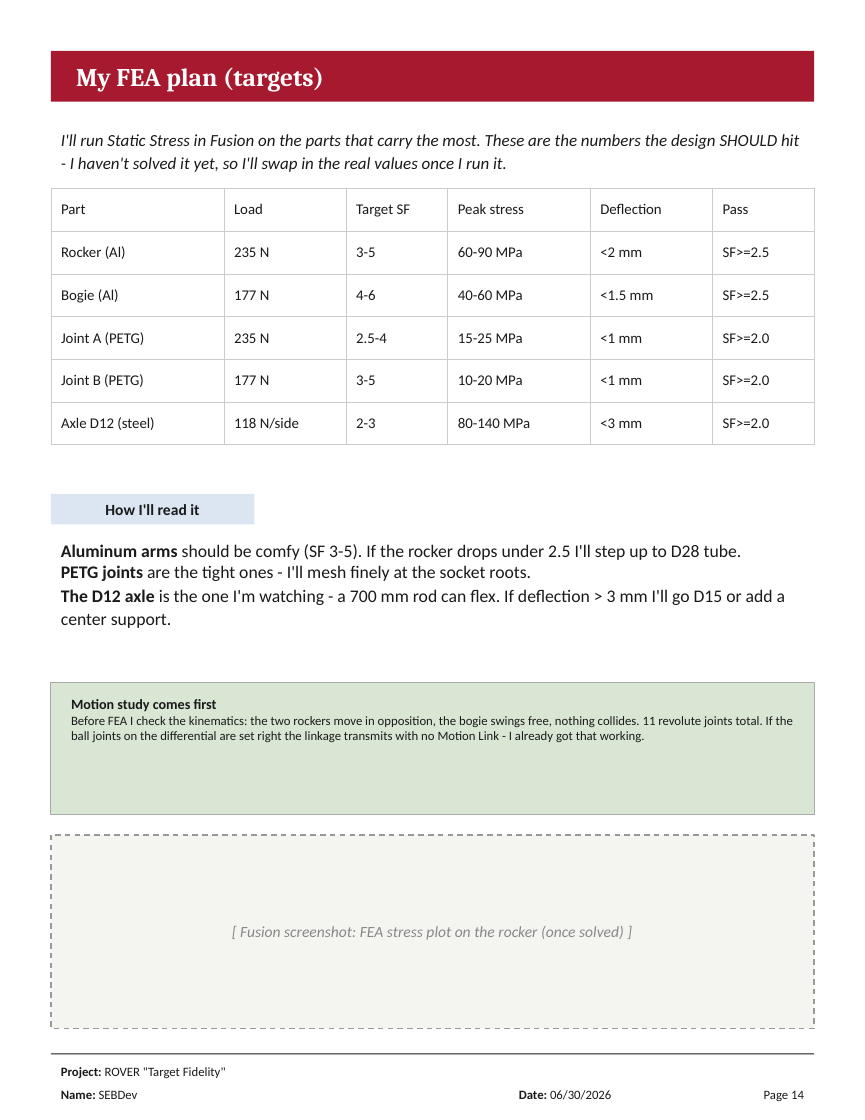
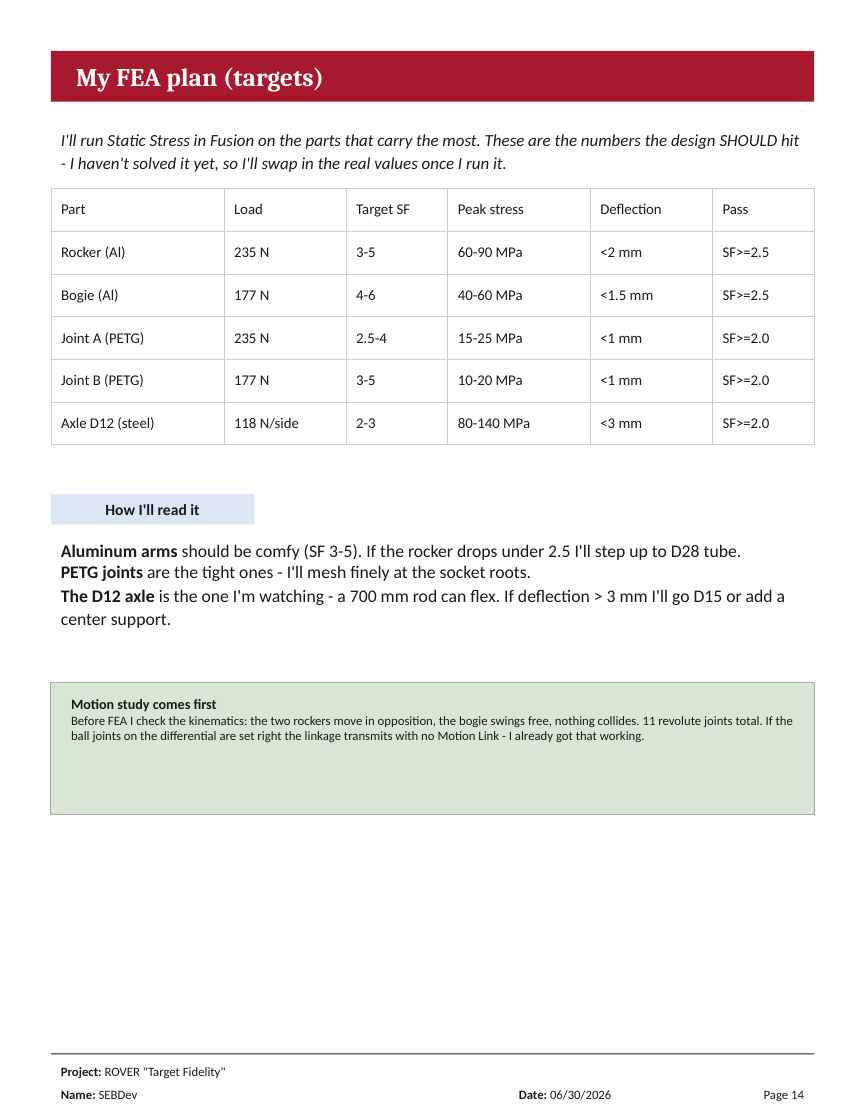
Before and after one commit to tansenseb-wq/ROVER-Target-Fidelity-, a slide deck: slide 14 of Journal/Librito_Rover x_x (CreacionSistemaMecanico) .pptx. Drawn at 865x1120 pixels with LibreOffice and Linux fonts; fonts in the diff are those of the drawing. Boxes give left, top, right and bottom in pixels: in the first picture for what was removed or moved away, otherwise in the second. Text is boxed around its words. In the diff, an @@ line names an element or a change of style, - is before the commit and + after.

```diff
--- a/Journal/Librito_Rover x_x (CreacionSistemaMecanico) .pptx
+++ b/Journal/Librito_Rover x_x (CreacionSistemaMecanico) .pptx
@@ rectangle removed at bbox=[51, 834, 814, 1028] @@
@@ text removed at bbox=[240, 926, 624, 940] @@
-[ Fusion screenshot: FEA stress plot on the rocker (once solved) ]
```
Also in this commit, not shown: 12 other slides changed, 2 other files.
